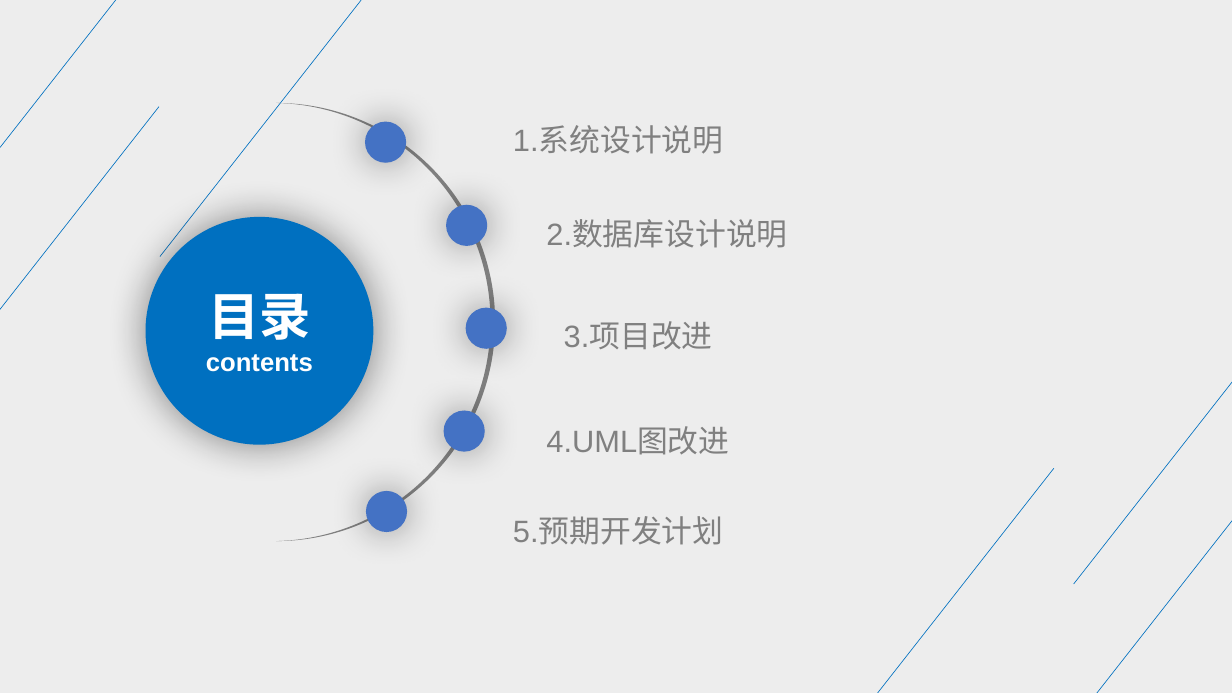
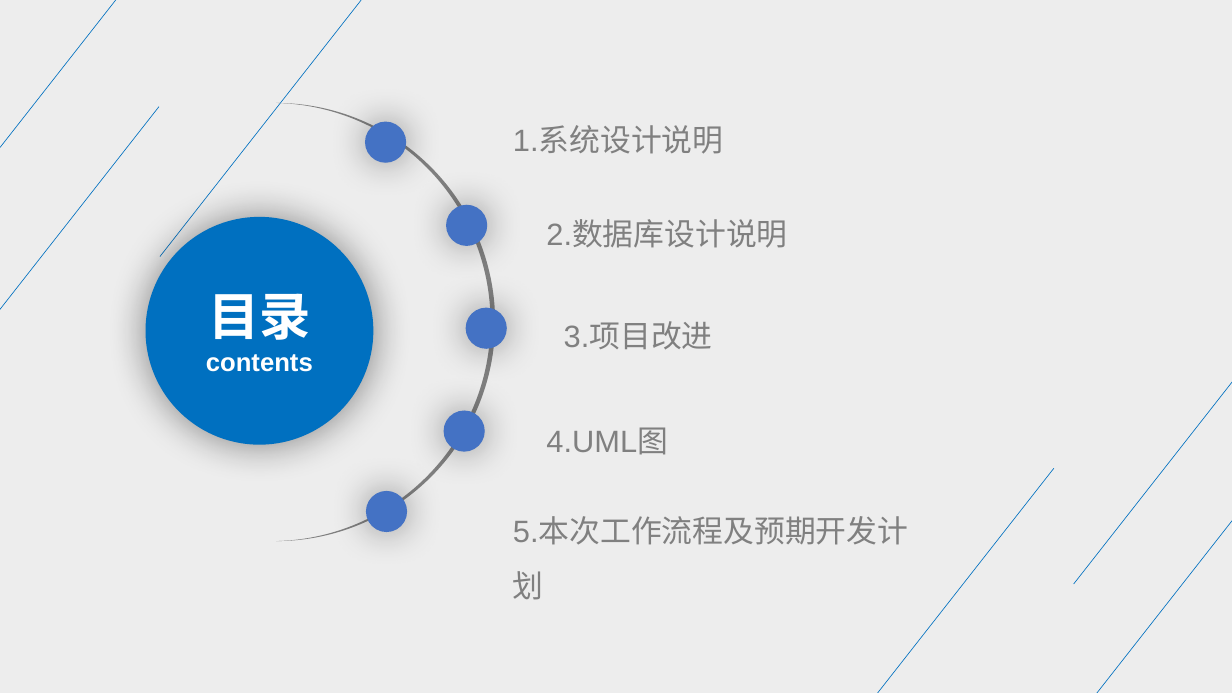
Before and after one commit to group21-sudo/practice_project, a slide deck: slide 2 of 座位检测预约系统_系统设计和数据库设计答辩.pptx. Drawn at 1232x693 pixels with LibreOffice and Linux fonts; fonts in the diff are those of the drawing. Boxes give left, top, right and bottom in pixels: in the first picture for what was removed or moved away, otherwise in the second. Text is boxed around its words. In the diff, an @@ line names an element or a change of style, - is before the commit and + after.

```diff
--- a/座位检测预约系统_系统设计和数据库设计答辩.pptx
+++ b/座位检测预约系统_系统设计和数据库设计答辩.pptx
@@ text at (x1=546, y1=427, x2=668, y2=455): text changed @@
-4.UML图改进
+4.UML图
@@ text at (x1=513, y1=517, x2=908, y2=600): text changed @@
-5.预期开发计划
+5.本次工作流程及预期开发计划
```
Also in this commit, not shown: 9 other slides changed, 14 slides added, 8 slides removed, 1 other file.
